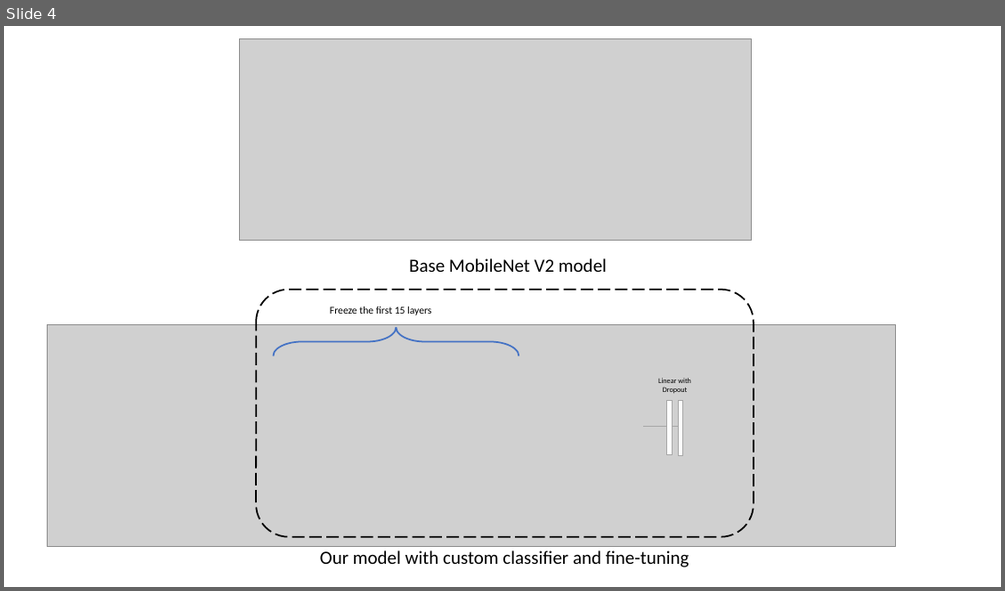
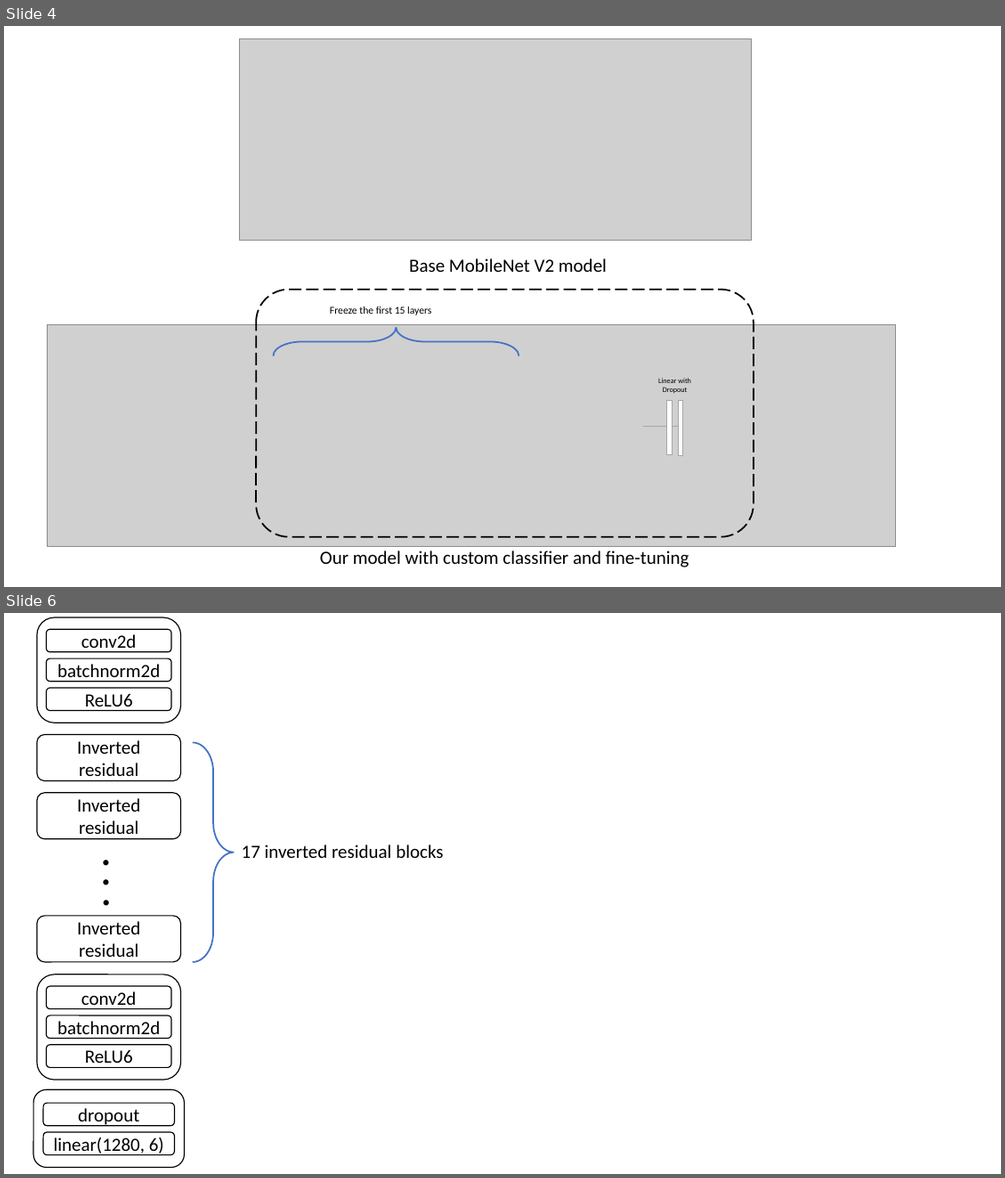
Before and after one commit to TomPham204/prethesis, a slide deck: Graphics.pptx. Shown one above the other, each under a label of ours: slide 4 before the commit, slides 4 and 6 after it; the slides between them are not shown. The pictures are 1005x591 and 1005x1178 pixels, drawn with LibreOffice and Linux fonts; fonts in the diff are those of the drawing; grey boxes stand for pictures. Boxes give left, top, right and bottom in pixels: in the first picture for what was removed or moved away, otherwise in the second. Text is boxed around its words. In the diff, an @@ line names an element or a change of style, - is before the commit and + after.

```diff
--- a/Graphics.pptx
+++ b/Graphics.pptx
@@ slide 6 added at (4,613,1001,1174), background #FFFFFF @@
@@ group added at (37,617,180,723): 4 rounded rectangles @@
+conv2d
+batchnorm2d
+ReLU6
@@ rounded rectangle added at (37,734,180,780), outline #000000 1 pt, 18 pt, text #000000 @@
+Inverted residual
@@ right brace added at (193,742,234,962), outline #4472C4 1.5 pt @@
@@ rounded rectangle added at (37,793,180,839), outline #000000 1 pt, 18 pt, text #000000 @@
+Inverted residual
@@ text added at (93,817,175,879), 44 pt, text #000000 @@
+.
@@ text added at (93,835,175,899), 44 pt, text #000000 @@
+.
@@ text added at (242,844,443,858), 18 pt, text #000000 @@
+17 inverted residual blocks
@@ text added at (93,856,175,919), 44 pt, text #000000 @@
+.
@@ rounded rectangle added at (37,916,180,962), outline #000000 1 pt, 18 pt, text #000000 @@
+Inverted residual
@@ group added at (37,974,180,1079): 4 rounded rectangles @@
+conv2d
+batchnorm2d
+ReLU6
@@ rounded rectangle added at (33,1089,184,1167), outline #000000 1 pt @@
@@ rounded rectangle added at (44,1103,175,1126), outline #000000 1 pt, 18 pt, text #000000 @@
+dropout
@@ rounded rectangle added at (44,1132,175,1154), outline #000000 1 pt, 18 pt, text #000000 @@
+linear(1280, 6)
```
Also in this commit, not shown: 1 other slide added, 26 other files.
